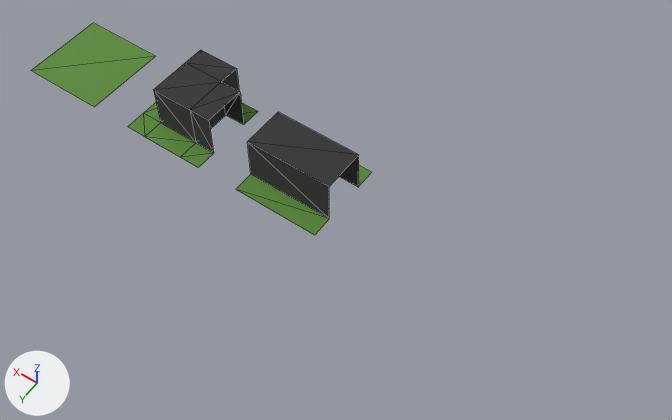
Two versions of the glTF model levels/modeling/Level_Tiles.glb, one commit apart.
Both versions are drawn from a camera (50 mm lens) standing at (-6.68, 8.62, 14.74) and looking at (0.05, -0.8, -0.06). Every picture has the same lights, and +X, +Y and +Z are marked at lower left. The picture after the commit comes second. Mesh edges are drawn as thin lines. Vertices at exactly the same position are counted once.

In view in the first picture: 'Corner', 'Floor', 'WallStraight'.
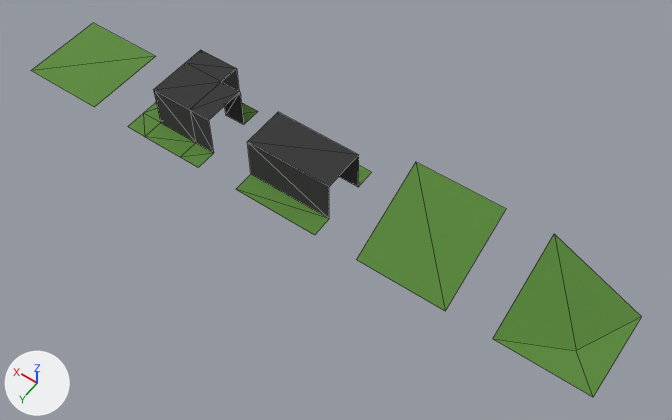
Changed parts and their boxes (x1, y1, x2, y2) in the pictures (672 x 420 px; the box of a moved part takes in the faces that stretch with it):
'SlopeCorner', added (green)
    after: (493, 234, 641, 397)
'SlopeStraight', added (green)
    after: (356, 162, 506, 311)
part 1 of me_cube_004, moved or reshaped
    both: (128, 102, 258, 137)

The change, as a diff of the scene's bpy script:
```diff
--- a/levels/modeling/Level_Tiles.glb.py
+++ b/levels/modeling/Level_Tiles.glb.py
@@ me_cube_004 @@
 # used by ob_corner; location = (4.0, -1.0, 0.0)
-me_cube_004.from_pydata(...)  # 24 vertices, 32 faces; spans x -1.0..1.0, y -1.0..1.0, z 0.0..1.0
+me_cube_004.from_pydata(...)  # 24 vertices, 30 faces; spans x -1.0..1.0, y -1.0..1.0, z 0.0..1.0
+# me_cube_004 part 1
+# 8 faces are deleted
+# 6 new faces join them, mat_material_001 (green #90be6d)
 me_cube_004.materials.append(mat_material_004)
@@ me_cube_007 @@
+me_cube_007.from_pydata([(1.0, 1.0, 0.0), (-1.0, 1.0, 0.0), (1.0, -1.0, 1.0), (-1.0, -1.0, 0.0), (-0.34, 0.34, 0.0)], [], [(0, 1, 4), (0, 4, 2), (4, 3, 2), (4, 1, 3)])
+me_cube_007.materials.append(mat_material_001)  # green #90be6d
@@ me_cube @@
+me_cube.from_pydata([(-1.0, -1.0, 1.0), (1.0, -1.0, 1.0), (-1.0, 1.0, 0.0), (1.0, 1.0, 0.0)], [], [(2, 0, 1), (2, 1, 3)])
+me_cube.materials.append(mat_material_001)  # green #90be6d
@@ ob_slopecorner @@
+ob_slopecorner = bpy.data.objects.new('SlopeCorner', me_cube_007)
+ob_slopecorner.location = (-5.0, -1.0, 0.0)
@@ ob_slopestraight @@
+ob_slopestraight = bpy.data.objects.new('SlopeStraight', me_cube)
+ob_slopestraight.location = (-2.0, -1.0, 0.0)
```
